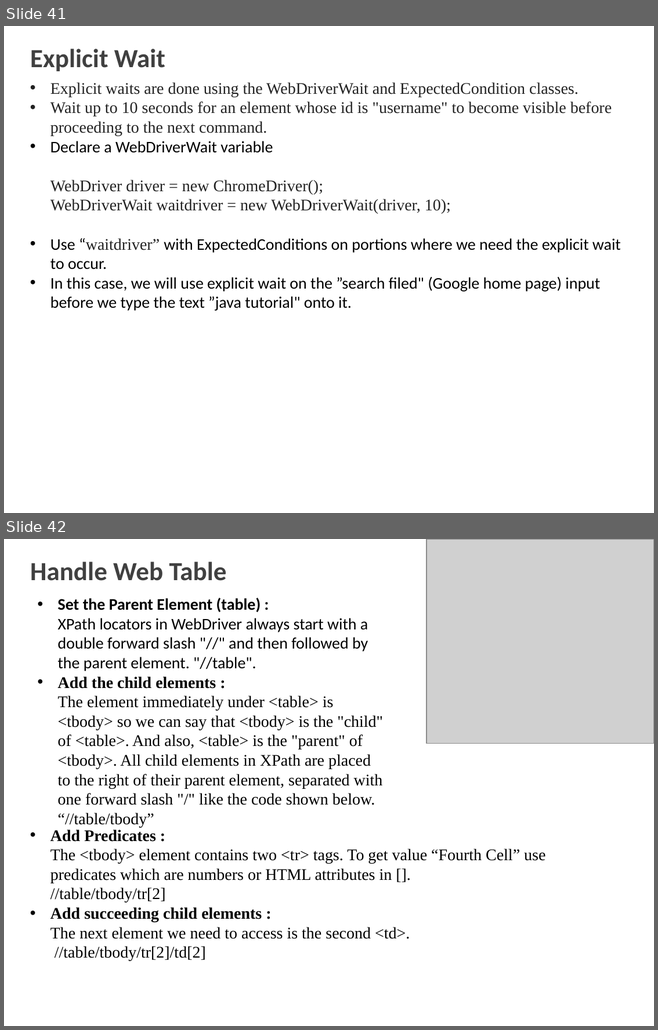
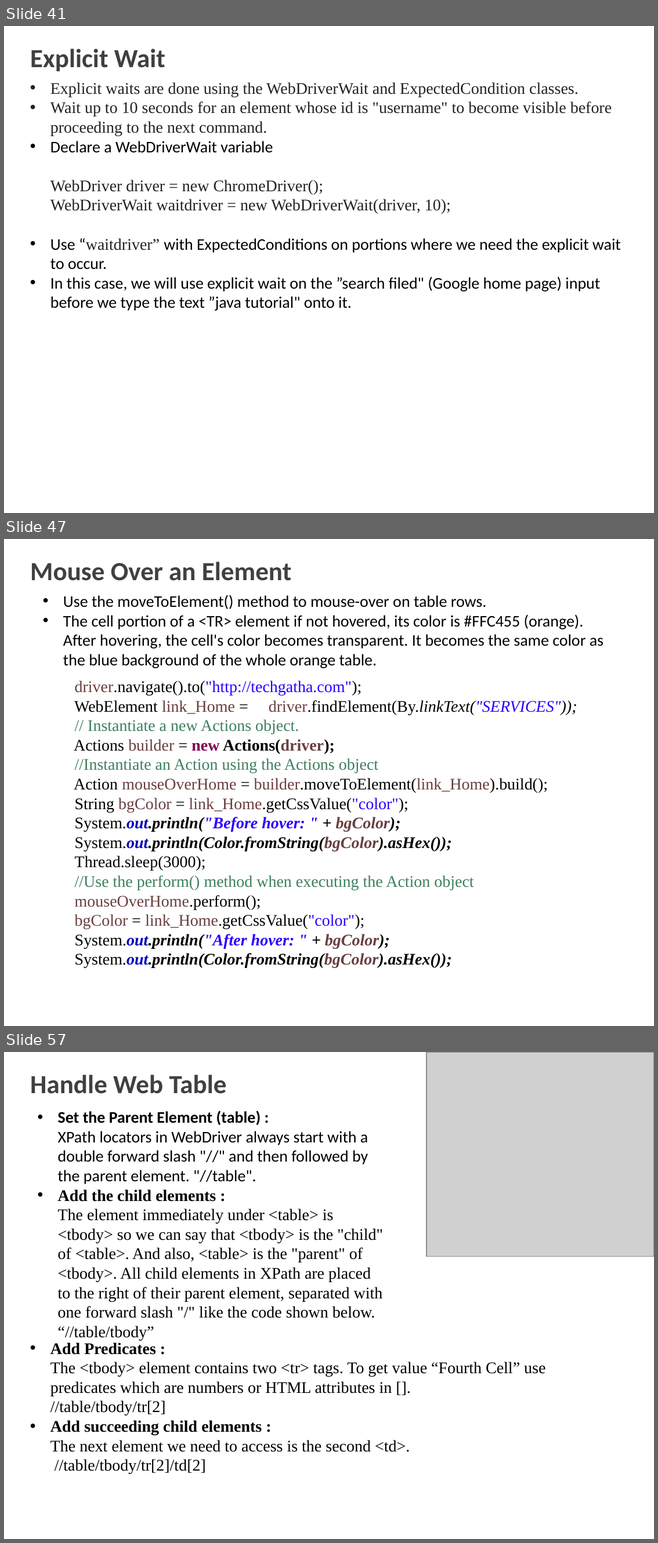
Before and after one commit to shalini06mittal/MphasisPhase5Batch1, a slide deck: 2_Selenium.pptx. Shown one above the other, each under a label of ours: slides 41 and 42 before the commit, slides 41, 47 and 57 after it; the slides between them are not shown. The pictures are 658x1030 and 658x1543 pixels, drawn with LibreOffice and Linux fonts; fonts in the diff are those of the drawing; grey boxes stand for pictures; background and template pictures are left out. Boxes give left, top, right and bottom in pixels: in the first picture for what was removed or moved away, otherwise in the second. Text is boxed around its words. In the diff, an @@ line names an element or a change of style, - is before the commit and + after.

```diff
--- a/2_Selenium.pptx
+++ b/2_Selenium.pptx
@@ slide 47 added at box(4, 539, 654, 1026), background picture (left out) @@
@@ title added at box(30, 562, 292, 581), 29 pt, text #404040, bold @@
+Mouse Over an Element
@@ text added at box(63, 595, 603, 668), 18 pt, text #000000 @@
+• Use the moveToElement() method to mouse-over on table rows.
+• The cell portion of a <TR> element if not hovered, its color is #FFC455 (orange). After hovering, the cell's color becomes transparent. It becomes the same color as the blue background of the whole orange table.
@@ text added at box(74, 681, 577, 968), 18 pt, text #000000 @@
+driver.navigate().to("http://techgatha.com");
+WebElement link_Home = driver.findElement(By.linkText("SERVICES"));
+// Instantiate a new Actions object.
+Actions builder = new Actions(driver);
+//Instantiate an Action using the Actions object
+Action mouseOverHome = builder.moveToElement(link_Home).build();
+String bgColor = link_Home.getCssValue("color");
+System.out.println("Before hover: " + bgColor);
+System.out.println(Color.fromString(bgColor).asHex());
+Thread.sleep(3000);
+//Use the perform() method when executing the Action object
+mouseOverHome.perform();
+  bgColor = link_Home.getCssValue("color");
+  System.out.println("After hover: " + bgColor);
+System.out.println(Color.fromString(bgColor).asHex());
@@ what was slide 42 is now slide 57 @@
```
Also in this commit, not shown: 2 slides changed, 21 other slides added, 42 other files.
